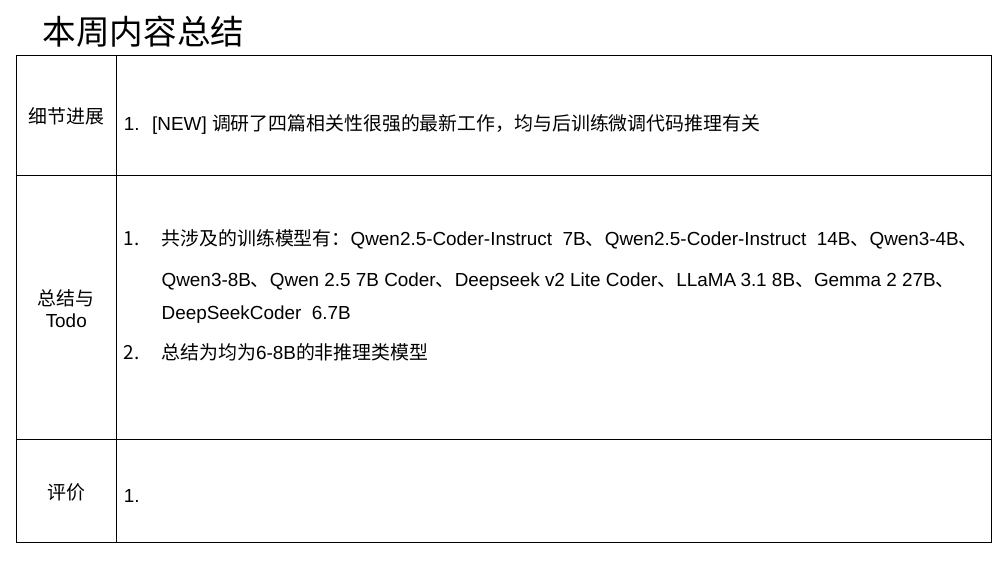
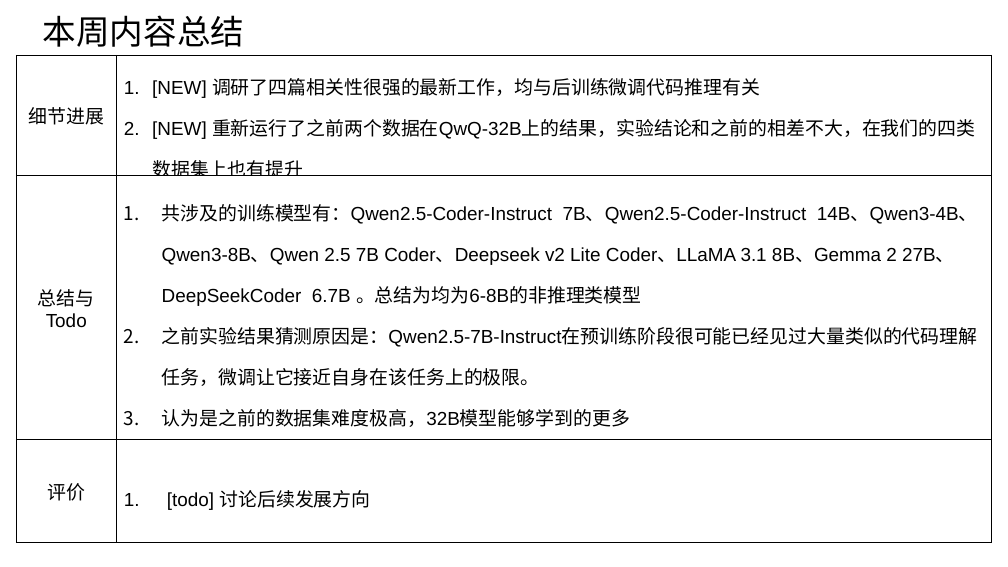
Before and after one commit to caoye04/TreecEva, a slide deck: slide 2 of 组会记录/组会1215.pptx. Drawn at 1008x567 pixels with LibreOffice and Linux fonts; fonts in the diff are those of the drawing. Boxes give left, top, right and bottom in pixels: in the first picture for what was removed or moved away, otherwise in the second. Text is boxed around its words. In the diff, an @@ line names an element or a change of style, - is before the commit and + after.

```diff
--- a/组会记录/组会1215.pptx
+++ b/组会记录/组会1215.pptx
@@ table at (17,55,992,542) @@
-row 1, column 2: [NEW] 调研了四篇相关性很强的最新工作，均与后训练微调代码推理有关
+row 1, column 2: [NEW] 调研了四篇相关性很强的最新工作，均与后训练微调代码推理有关 / [NEW] 重新运行了之前两个数据在QwQ-32B上的结果，实验结论和之前的相差不大，在我们的四类数据集上也有提升
-row 2, column 2: 共涉及的训练模型有：Qwen2.5-Coder-Instruct 7B、Qwen2.5-Coder-Instruct 14B、Qwen3-4B、Qwen3-8B、Qwen 2.5 7B Coder、Deepseek v2 Lite Coder、LLaMA 3.1 8B、Gemma 2 27B、DeepSeekCoder 6.7B / 总结为均为6-8B的非推理类模型
+row 2, column 2: 共涉及的训练模型有：Qwen2.5-Coder-Instruct 7B、Qwen2.5-Coder-Instruct 14B、Qwen3-4B、Qwen3-8B、Qwen 2.5 7B Coder、Deepseek v2 Lite Coder、LLaMA 3.1 8B、Gemma 2 27B、DeepSeekCoder 6.7B 。总结为均为6-8B的非推理类模型 / 之前实验结果猜测原因是：Qwen2.5-7B-Instruct在预训练阶段很可能已经见过大量类似的代码理解任务，微调让它接近自身在该任务上的极限。 / 认为是之前的数据集难度极高，32B模型能够学到的更多
-row 3, column 2: 
+row 3, column 2: [todo] 讨论后续发展方向
```
Also in this commit, not shown: 4 other slides changed, 1 slide added, 1 other file.
